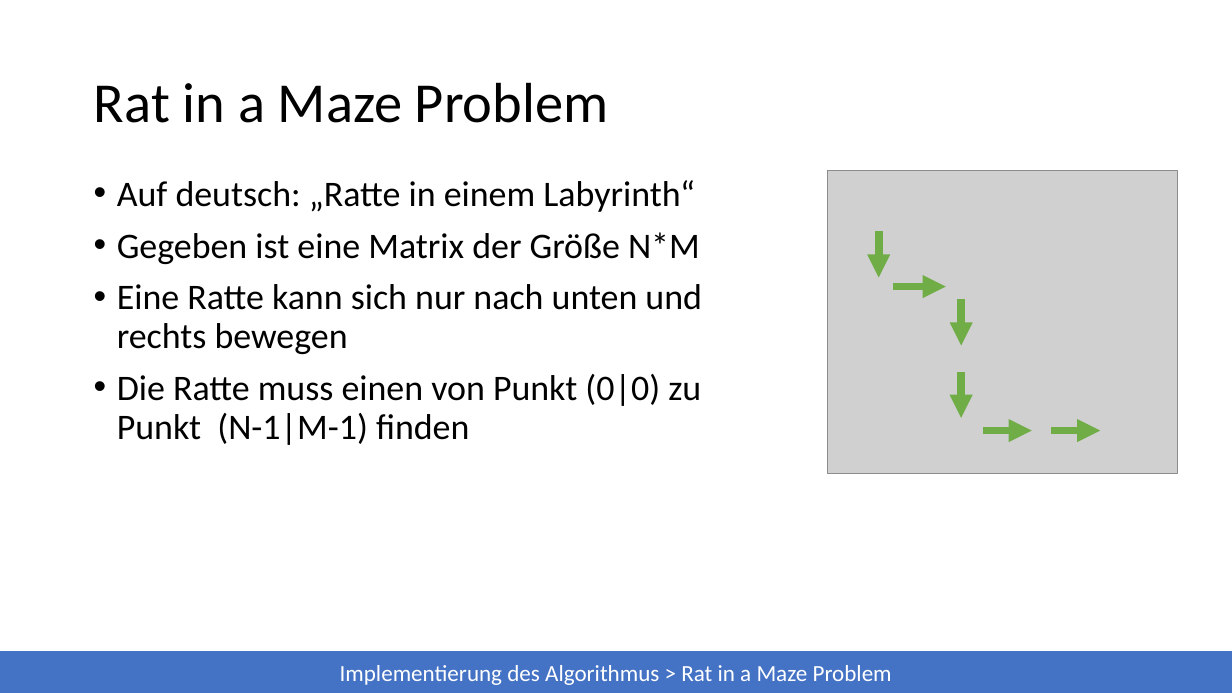
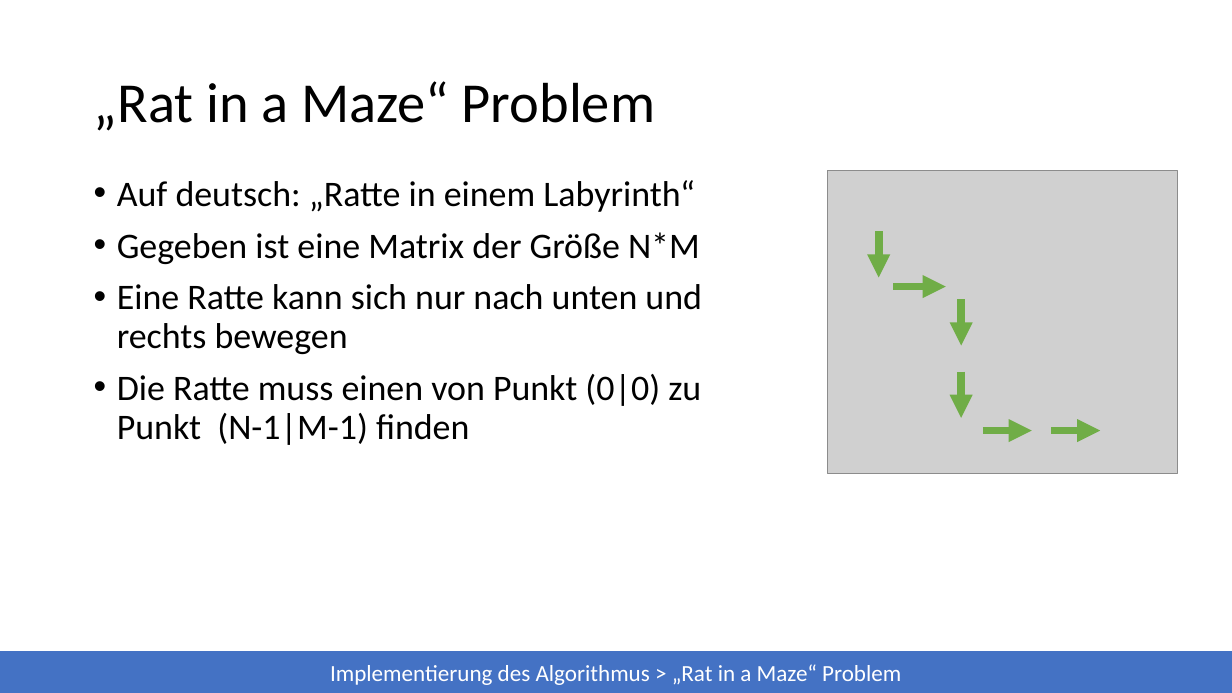
Before and after one commit to 7rebux/backtracking, a slide deck: slide 10 of _presentation/main.pptx (slide 8 before the commit). Drawn at 1232x693 pixels with LibreOffice and Linux fonts; fonts in the diff are those of the drawing; grey boxes stand for pictures. Boxes give left, top, right and bottom in pixels: in the first picture for what was removed or moved away, otherwise in the second. Text is boxed around its words. In the diff, an @@ line names an element or a change of style, - is before the commit and + after.

```diff
--- a/_presentation/main.pptx
+++ b/_presentation/main.pptx
@@ title at (94, 81, 655, 131): text changed @@
-Rat in a Maze Problem
+„Rat in a Maze“ Problem
@@ text in rectangle at (330, 664, 901, 685): text changed @@
-Implementierung des Algorithmus > Rat in a Maze Problem
+Implementierung des Algorithmus > „Rat in a Maze“ Problem
```
Also in this commit, not shown: 6 other slides changed, 9 slides added, 8 other files.
